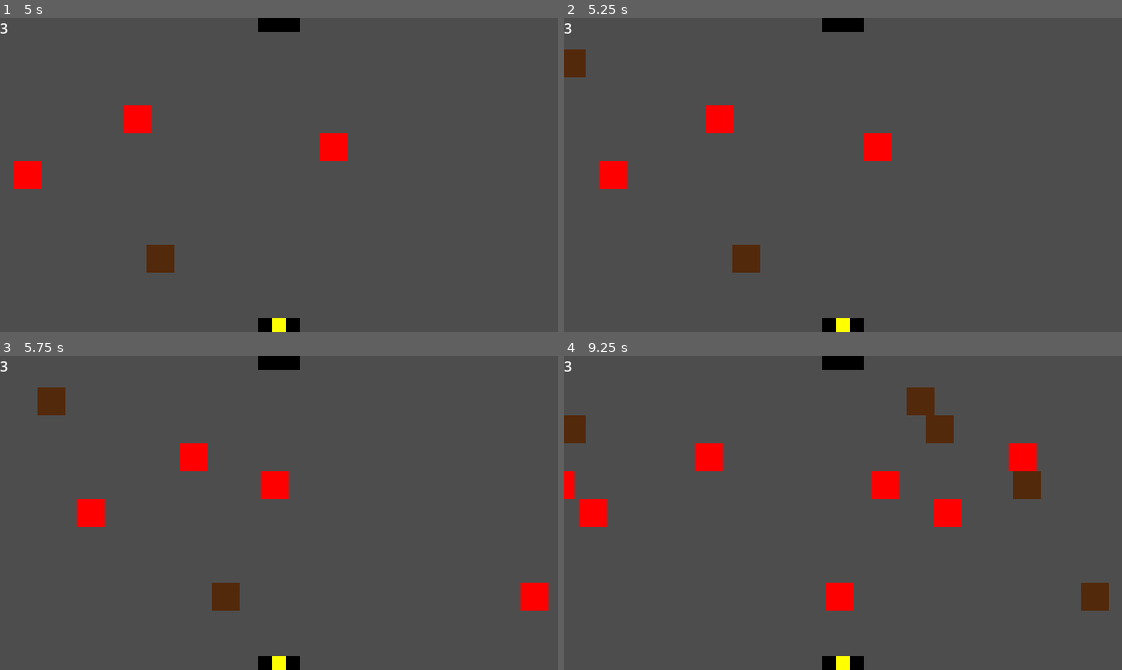
Above: before the commit, frames 1-4 (two rows, left to right).
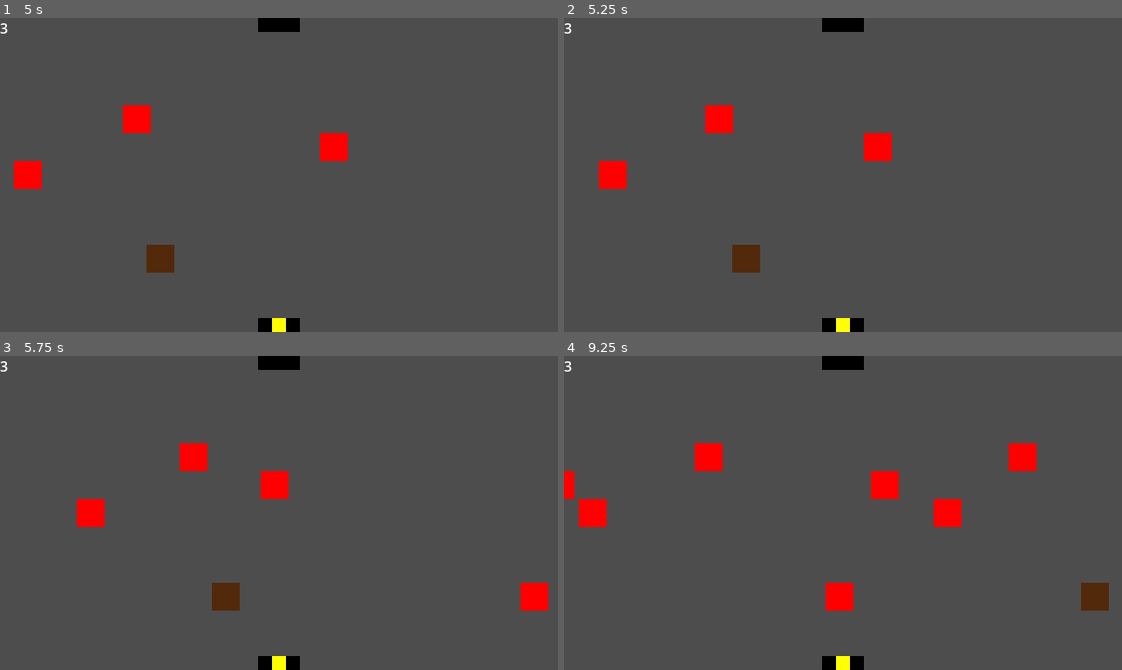
Above: after the commit, the same moments.

Repository: SpoopCats/FiniteStateMachine
Game: Godot game, scene res://scenes/main.tscn
The game is run twice, just before and just after one commit, with the same random seed, the same clock (stepped at 60 frames per second) and the same inputs.
Inputs:
- Up to frame 1 (5 s): tap Enter (ui_accept) at 0.5, 0.77, 1.52, 3.02, 3.77, 4.52 s
- Up to frame 2 (5.25 s): no input
- Up to frame 3 (5.75 s): no input
- Up to frame 4 (9.25 s): tap Enter (ui_accept) at 6.02, 6.77, 7.52, 9.02 s

Frame 1 is identical in both runs. In frame 2, 0.3% of the frame differs, in the area x 0-4%, y 10-19%; in frame 3, 0.4%; in frame 4, 1.7%, in the area x 0-86%, y 10-46%.

Commit message:
Score bonus spawn rate editable
Confirmed that the score bonus spawn rate can be manipulated. Changed variable name to spawn_roll_challenge so it's a bit clearer and compared it to rolling a D100 for a skill check in notes.

Diff:
--- a/scenes/managers/enemy_manager.gd
+++ b/scenes/managers/enemy_manager.gd
@@ -26,7 +26,8 @@
 @onready var game: Node2D = $".."
 
 
-#possible spawn lanes, just two on the right currently.
+# possible spawn lanes, just two on the right currently.
+# this should maybe be a resource since score_bonus_manager uses it too
 var spawn_points = [
 	Vector2(-16, 52),
 	Vector2(-16, 84),
--- a/scenes/managers/score_bonus_manager.gd
+++ b/scenes/managers/score_bonus_manager.gd
@@ -4,9 +4,10 @@
 # reference to the main node
 @onready var game: Node2D = $".."
 @onready var bonus_timer: Timer = $BonusTimer
-@export var spawn_chance: int = 50 #50% currently
+@export var spawn_roll_challenge: int = 85 #must roll 85 or higher on D100
 
 # possible lanes to spawn in, currently the same as enemy spawn points
+# this should maybe be a resource since enemy_manager uses it too
 var spawn_points = [
 	Vector2(-16, 52),
 	Vector2(-16, 84),
@@ -34,12 +35,13 @@
 
 
 func roll_for_bonus_spawn():
+	# roll D100
 	var roll = randi_range(0, 100)
 	# no spawn, exit code
-	if roll < spawn_chance:
+	if roll < spawn_roll_challenge:
 		return
 	# roll succeeds, spawn in score_bonus.tscn
-	if roll >= spawn_chance: #modify here for changing spawn chances
+	if roll >= spawn_roll_challenge: #modify here for changing spawn chances
 		var bonus = score_bonus_scene.instantiate()
 		var bonus_lane = spawn_points.pick_random()
 		bonus.position = bonus_lane
